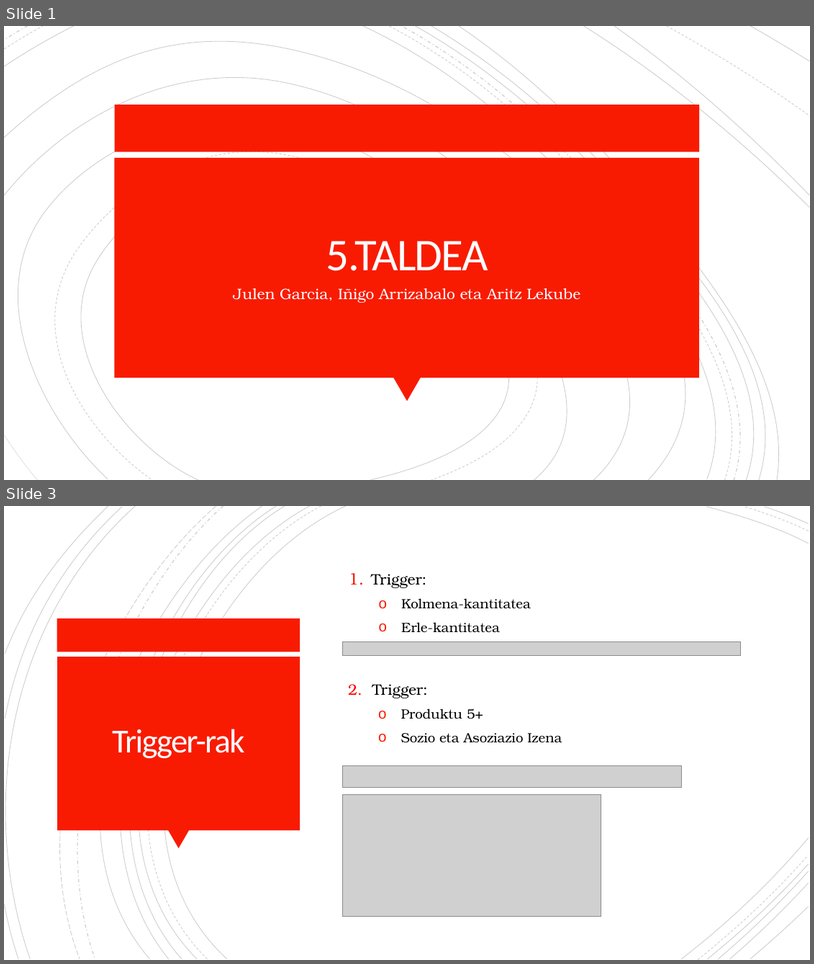
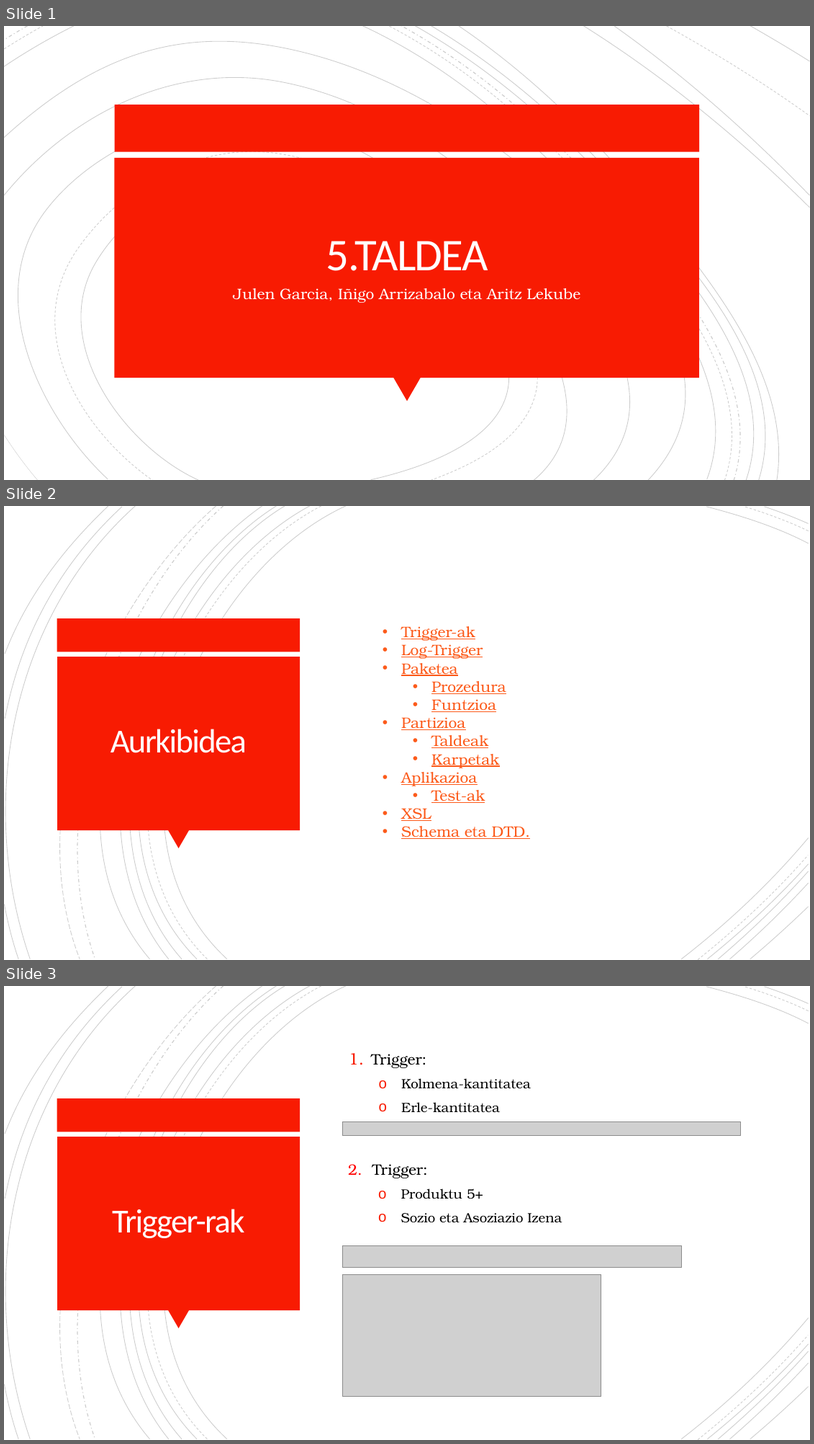
Before and after one commit to OceansForce/Erronka_5_Taldea, a slide deck: Aurkezpena/Aurkezpena_5.taldea_2.sprint.pptx. Shown one above the other, each under a label of ours: slides 1 and 3 before the commit, slides 1, 2 and 3 after it; the slides between them are not shown. The pictures are 814x964 and 814x1444 pixels, drawn with LibreOffice and Linux fonts; fonts in the diff are those of the drawing; grey boxes stand for pictures. Boxes give left, top, right and bottom in pixels: in the first picture for what was removed or moved away, otherwise in the second. Text is boxed around its words. In the diff, an @@ line names an element or a change of style, - is before the commit and + after.

```diff
--- a/Aurkezpena/Aurkezpena_5.taldea_2.sprint.pptx
+++ b/Aurkezpena/Aurkezpena_5.taldea_2.sprint.pptx
@@ slide 2 added at (4,506,810,960), background #FFFFFF; not listed: 24 template elements that a slide beside it also shows @@
@@ text added at (401,626,531,839), 18 pt, text #FC5A1A, underline @@
+• Trigger-ak
+• Log-Trigger
+• Paketea
+  • Prozedura
+  • Funtzioa
+• Partizioa
+  • Taldeak
+  • Karpetak
+• Aplikazioa
+  • Test-ak
+• XSL
+• Schema eta DTD.
@@ title added at (111,728,247,753), 40 pt, text #FFFEFF @@
+Aurkibidea
```
Also in this commit, not shown: 8 slides changed, 3 other slides added, 1 slide removed.
